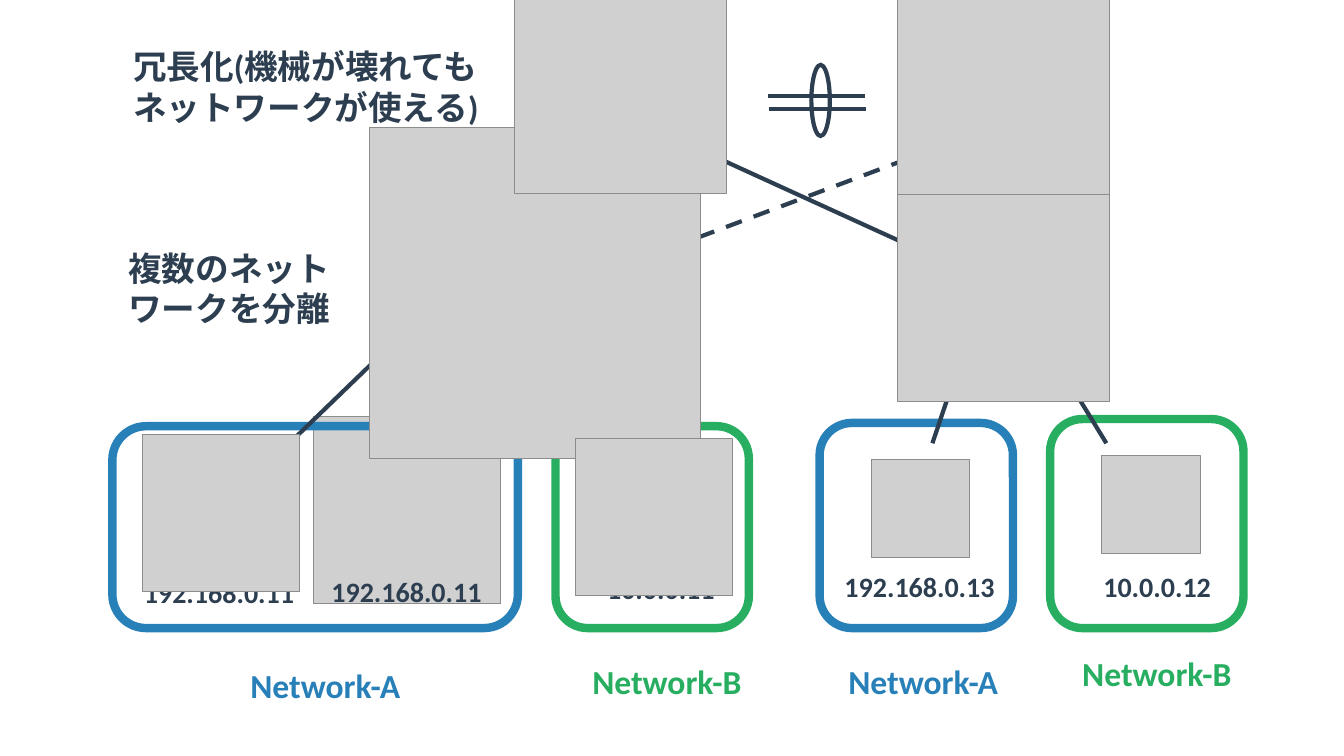
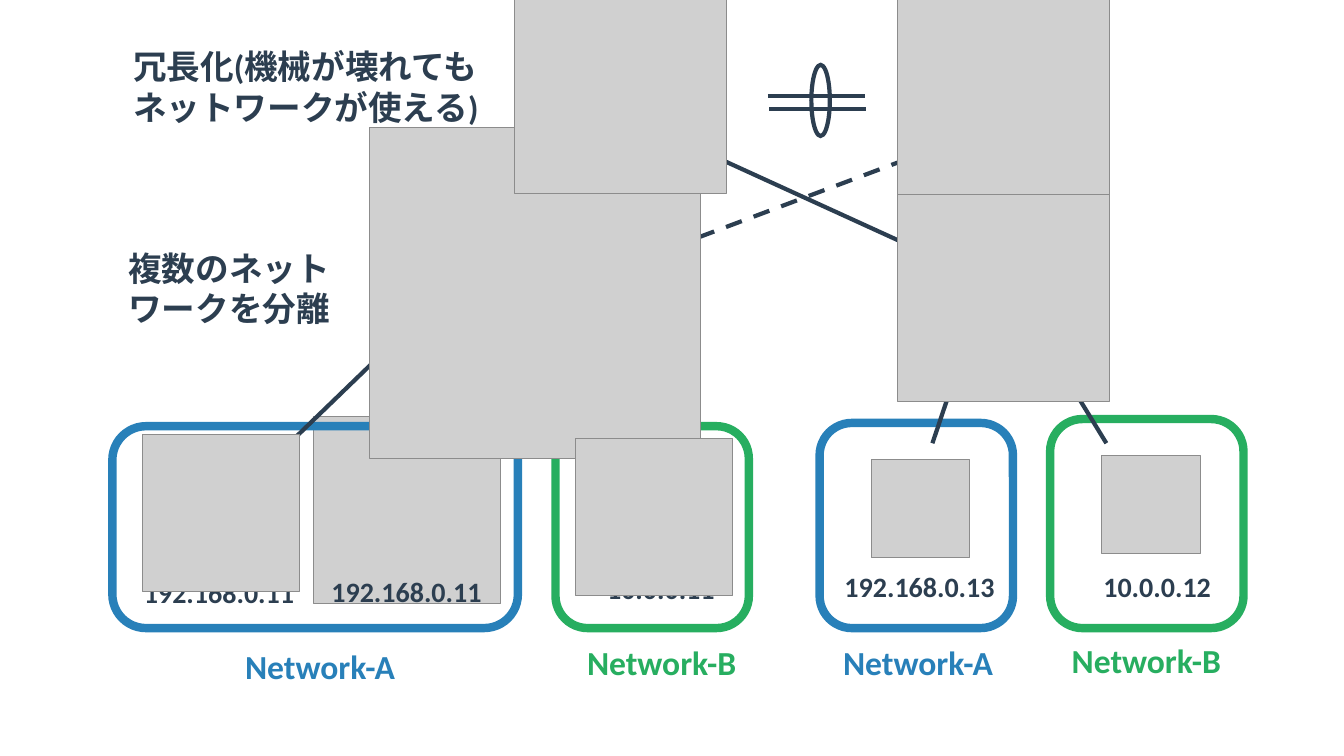
Before and after one commit to yuichi110/www.yuichi.com-network, a slide deck: slide 3 of slides/0010.pptx. Drawn at 1344x756 pixels with LibreOffice and Linux fonts; fonts in the diff are those of the drawing; grey boxes stand for pictures. Boxes give left, top, right and bottom in pixels: in the first picture for what was removed or moved away, otherwise in the second. Text is boxed around its words. In the diff, an @@ line names an element or a change of style, - is before the commit and + after.

```diff
--- a/slides/0010.pptx
+++ b/slides/0010.pptx
@@ 3 texts: place and size @@
-3 texts at box(250, 670, 998, 699)
+3 texts at box(245, 651, 993, 680)
@@ text "Network-B": place and size @@
-text "Network-B" at box(1082, 662, 1231, 687)
+text "Network-B" at box(1072, 649, 1221, 674)
```
Also in this commit, not shown: 4 other slides changed, 29 other files.
